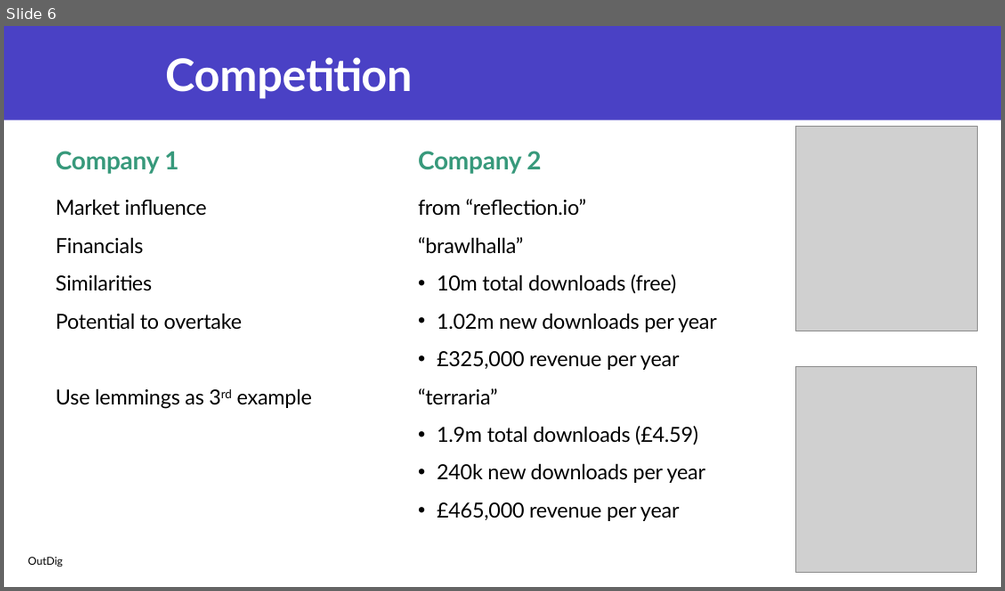
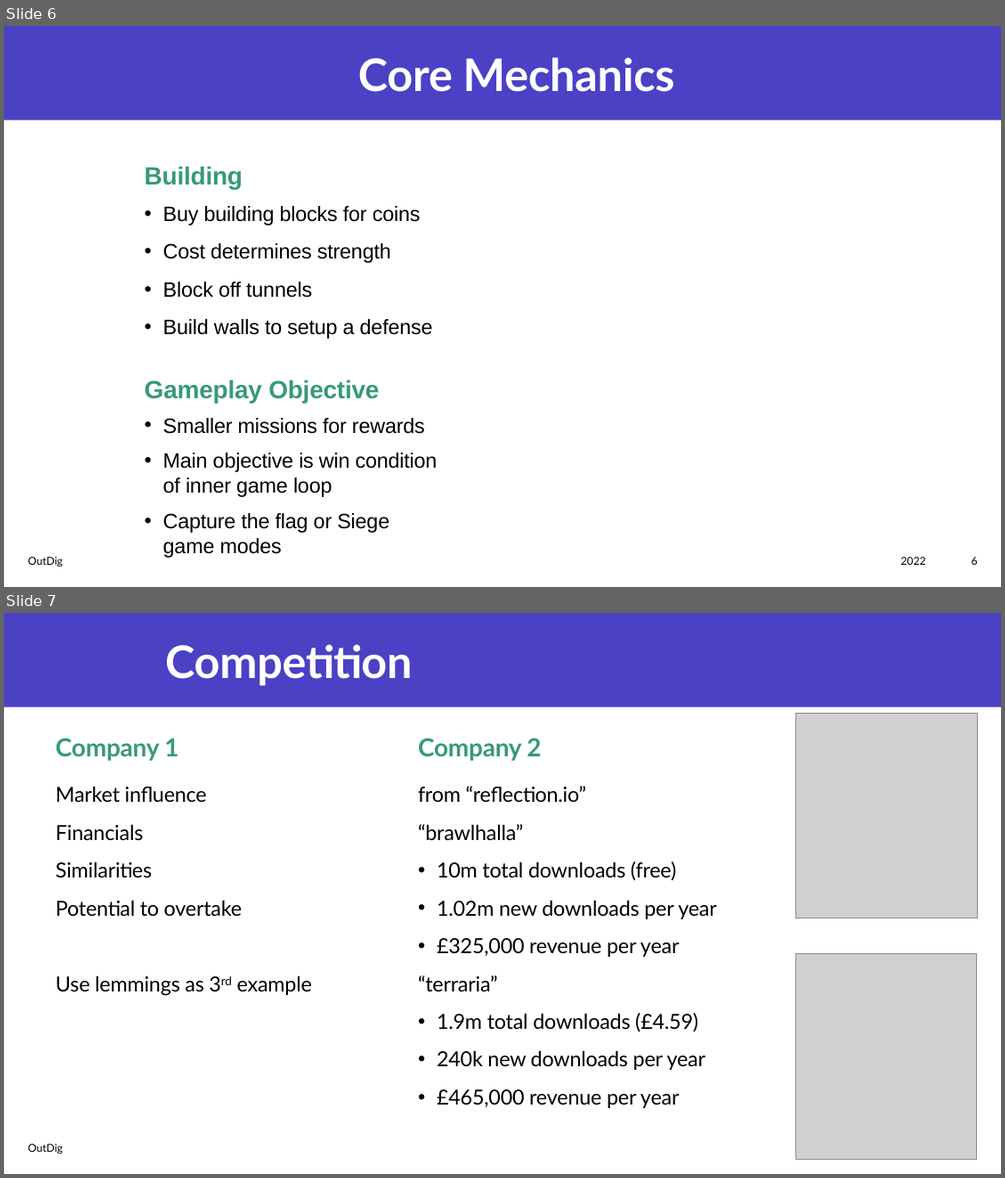
Before and after one commit to Joe34441/IndieDevPPT, a slide deck: CT6018 Joe Mason s4001719.pptx. Shown one above the other, each under a label of ours: slide 6 before the commit, slides 6 and 7 after it. The pictures are 1005x591 and 1005x1178 pixels, drawn with LibreOffice and Linux fonts; fonts in the diff are those of the drawing; grey boxes stand for pictures. Boxes give left, top, right and bottom in pixels: in the first picture for what was removed or moved away, otherwise in the second. Text is boxed around its words. In the diff, an @@ line names an element or a change of style, - is before the commit and + after.

```diff
--- a/CT6018 Joe Mason s4001719.pptx
+++ b/CT6018 Joe Mason s4001719.pptx
@@ slide 6 added at <box>4,26,1001,587</box>, background #FFFFFF; not listed: 1 template element that a slide beside it also shows @@
@@ title added at <box>358,57,675,92</box>, 43.2 pt, text #FFFFFF, bold @@
+Core Mechanics
@@ text added at <box>145,166,243,189</box>, 24 pt, text #37997B, bold @@
+Building
@@ text added at <box>163,206,433,338</box>, 20 pt, text #000000 @@
+• Buy building blocks for coins
+• Cost determines strength
+• Block off tunnels
+• Build walls to setup a defense
@@ text added at <box>145,379,379,402</box>, 24 pt, text #37997B, bold @@
+Gameplay Objective
@@ text added at <box>163,418,437,557</box>, 20 pt, text #000000 @@
+• Smaller missions for rewards
+• Main objective is win condition of inner game loop
+• Capture the flag or Siege game modes
@@ text added at <box>28,556,63,567</box>, 10.5 pt, text #000000 @@
+OutDig
@@ text added at <box>900,556,925,564</box>, 10.5 pt, text #000000 @@
+2022
@@ page number added at <box>971,556,978,564</box>, 10.5 pt, text #000000 @@
+6
@@ what was slide 6 is now slide 7 @@
```
Also in this commit, not shown: 4 slides changed, 1 other slide added, 1 slide removed, 4 other files.
